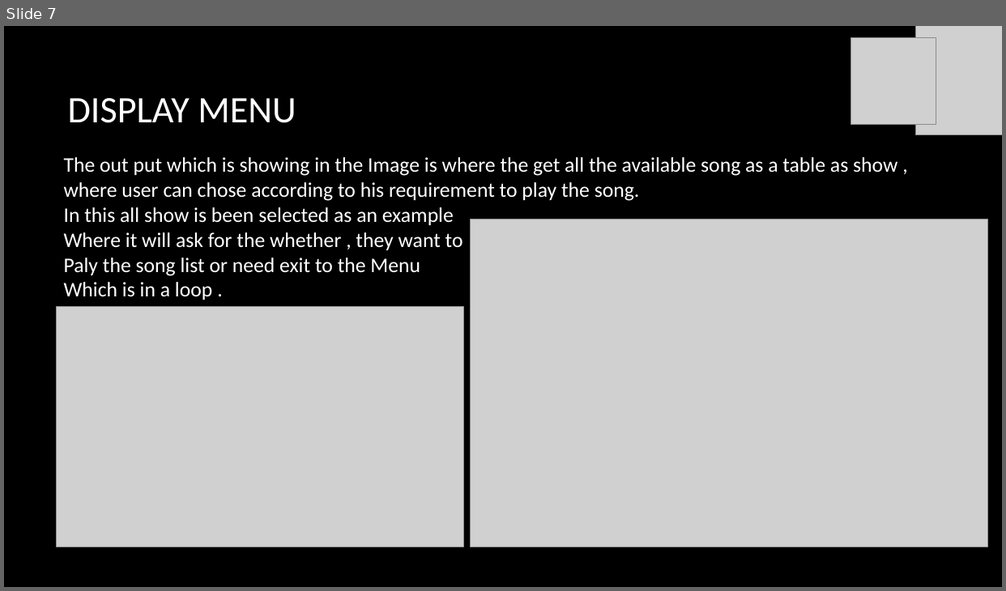
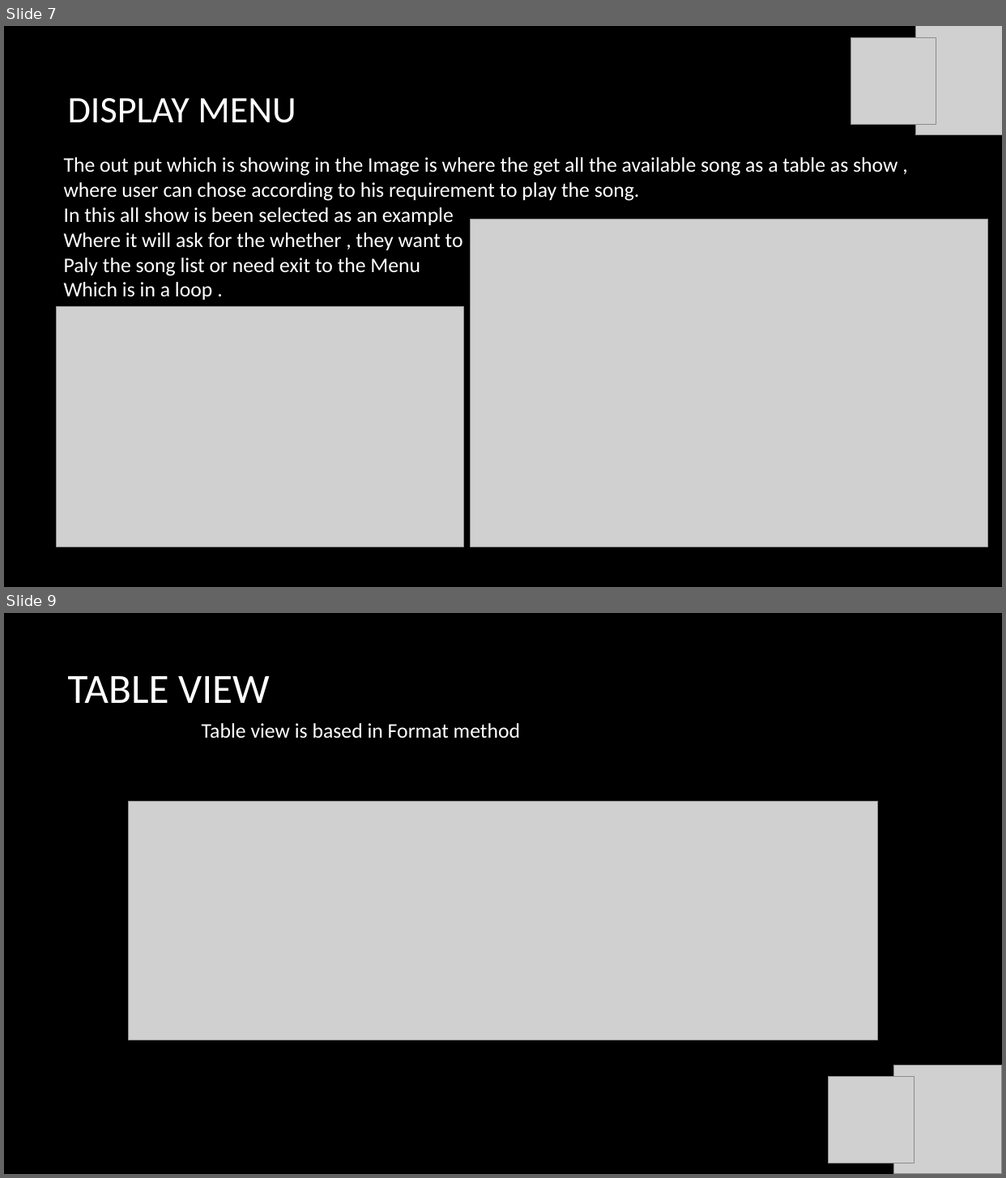
Before and after one commit to Selvam-ks/JukeBox, a slide deck: lib/Welcome to Jukebox.pptx. Shown one above the other, each under a label of ours: slide 7 before the commit, slides 7 and 9 after it; the slides between them are not shown. The pictures are 1006x591 and 1006x1178 pixels, drawn with LibreOffice and Linux fonts; fonts in the diff are those of the drawing; grey boxes stand for pictures; background and template pictures are left out. Boxes give left, top, right and bottom in pixels: in the first picture for what was removed or moved away, otherwise in the second. Text is boxed around its words. In the diff, an @@ line names an element or a change of style, - is before the commit and + after.

```diff
--- a/lib/Welcome to Jukebox.pptx
+++ b/lib/Welcome to Jukebox.pptx
@@ slide 9 added at <box>4,613,1002,1174</box>, background picture (left out) @@
@@ title added at <box>68,676,270,703</box>, 40 pt, text #FFFFFF @@
+TABLE VIEW
@@ text added at <box>202,723,520,739</box>, 20 pt, text #FFFFFF @@
+Table view is based in Format method
@@ picture added at <box>128,801,878,1041</box> @@
@@ picture added at <box>894,1065,1002,1174</box> @@
@@ picture added at <box>829,1077,914,1164</box> @@
```
Also in this commit, not shown: 1 slide changed, 7 other slides added, 1 slide removed, 11 other files.
